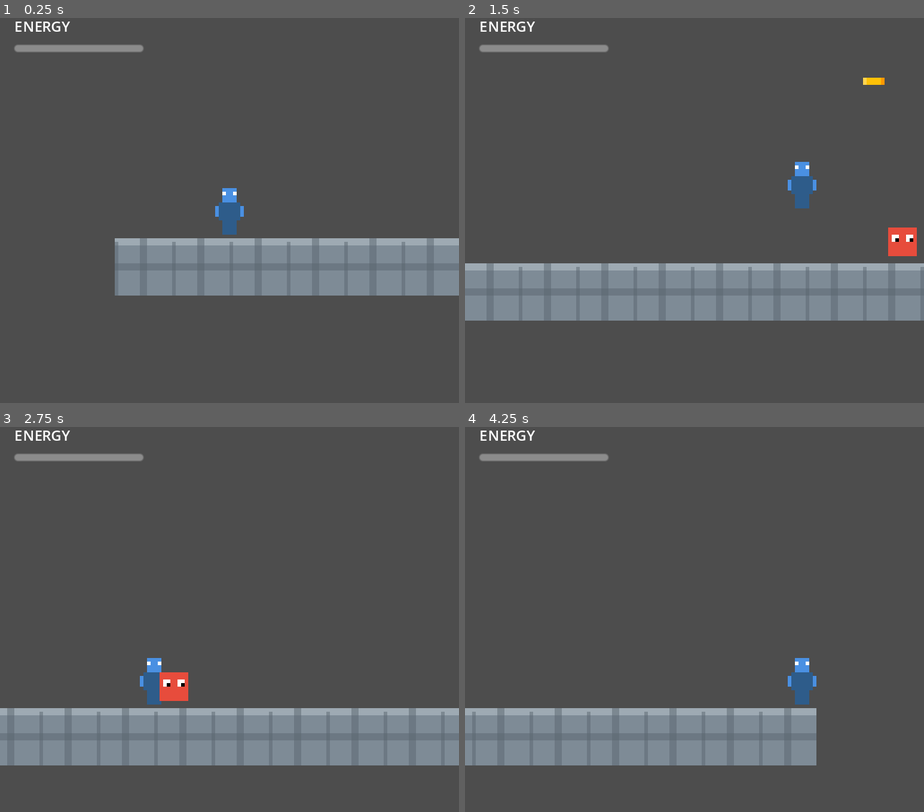
Above: before the commit, frames 1-4 (two rows, left to right).
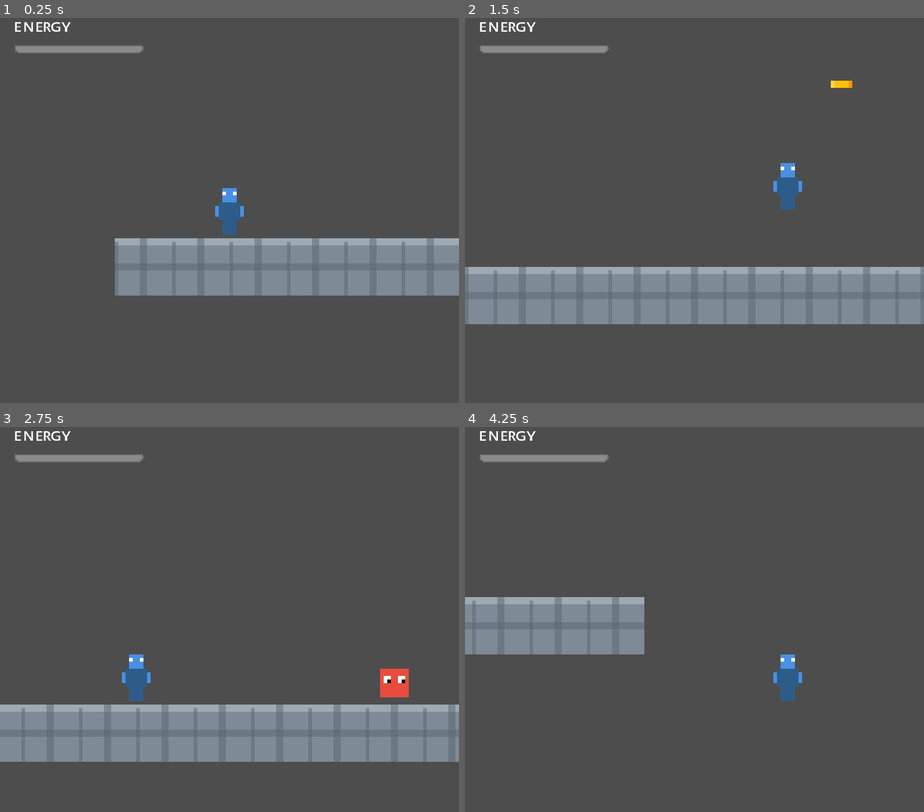
Above: after the commit, the same moments.

Repository: kabuumu/godot-platformer
Game: Godot game, scene res://scenes/main.tscn
Same seed, same stepped clock (60 frames per second), same inputs: the game is played once before the commit and once after it.
Inputs:
- Up to frame 1 (0.25 s): no input
- Up to frame 2 (1.5 s): tap Enter at 0.5 s; hold D (move_right) from 0.53 s (still down); tap X (shoot) at 0.6, 1.35 s; tap Space (jump) at 0.77 s
- Up to frame 3 (2.75 s): tap Space (jump) at 1.52 s; release D (move_right) at 2.03 s; hold A (move_left) from 2.03 s (still down); tap X (shoot) at 2.1 s
- Up to frame 4 (4.25 s): release A (move_left) at 2.78 s; hold D (move_right) from 2.78 s (still down); tap X (shoot) at 2.85, 3.6 s; tap Space (jump) at 3.02, 3.77 s

The runs differ from the first frame. In frame 1, 0.3% of the frame differs, in the area x 3-32%, y 0-10%; in frame 2, 4.7%; in frame 3, 5.2%; in frame 4, 18%, in the area x 0-77%, y 0-88%.

Commit message:
Implement pixel-perfect positioning for all sprites
Co-authored-by: kabuumu <17453872+kabuumu@users.noreply.github.com>

Diff:
--- a/project.godot
+++ b/project.godot
@@ -62,3 +62,5 @@
 [rendering]
 
 textures/canvas_textures/default_texture_filter=0
+2d/snap/snap_2d_transforms_to_pixel=true
+2d/snap/snap_2d_vertices_to_pixel=true
--- a/scripts/bullet.gd
+++ b/scripts/bullet.gd
@@ -9,6 +9,8 @@
 
 func _physics_process(delta):
 	position.x += direction * SPEED * delta
+	# Snap to pixel-perfect grid for crisp rendering
+	position = position.round()
 
 func _on_body_entered(body):
 	if body.has_method("take_damage"):
--- a/scripts/enemy.gd
+++ b/scripts/enemy.gd
@@ -35,6 +35,9 @@
 	velocity.x = direction * SPEED
 	move_and_slide()
 
+	# Snap to pixel-perfect grid for crisp rendering
+	position = position.round()
+
 func take_damage(amount):
 	health -= amount
 	# Flash effect (will be handled by animation)
--- a/scripts/player.gd
+++ b/scripts/player.gd
@@ -75,6 +75,9 @@
 
 	move_and_slide()
 
+	# Snap to pixel-perfect grid for crisp rendering
+	position = position.round()
+
 	# Update animation
 	update_animation()
 
